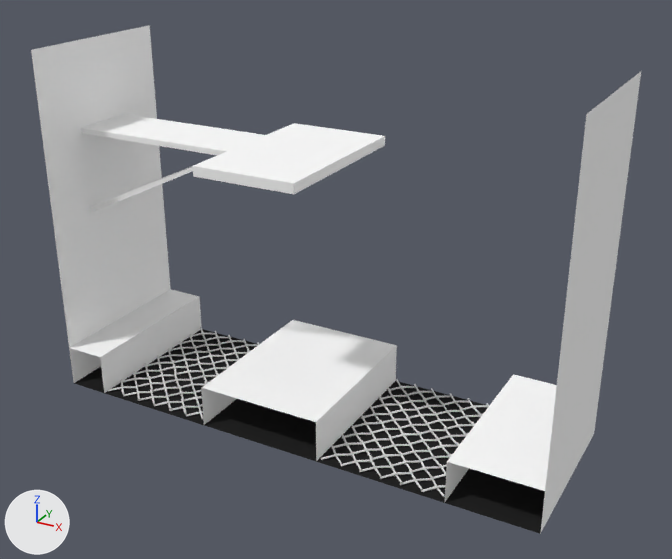
The Blender file Models/PieceAvecVentilateur.blend: old version first, new version second.
Camera for both pictures: a 50 mm camera at (9.55, -16.66, 11.75) aimed at (0.44, -0.09, 3.46). Lighting does not change. The marker at lower left points along +X, +Y and +Z.
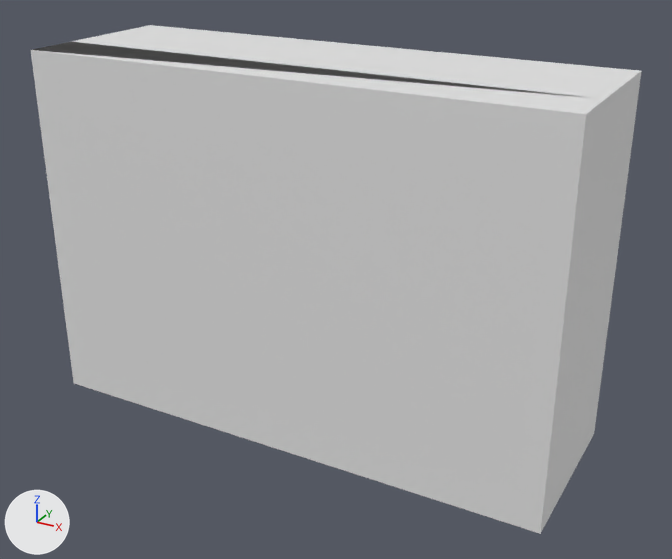
Commit message: Piece avec vent

Location of each change, (x1, y1, x2, y2) in pixels of the pictures (672 x 559 px):
'Cube', reshaped
    before: (31, 25, 641, 534)
    after: (31, 25, 642, 534)
'Circle.001', deleted
    before: (321, 379, 489, 497)
'Circle.002', deleted
    before: (108, 327, 259, 420)
part 1 of me_cube, built on
    before: (31, 25, 641, 534)
    after: (31, 25, 642, 534)
part 2 of me_cube, recoloured
    before: (70, 116, 469, 502)
part 3 of me_cube, recoloured (black)
    before: (74, 329, 545, 534)

Diff of the bpy script that builds the scene:
```diff
--- a/Models/PieceAvecVentilateur.blend.py
+++ b/Models/PieceAvecVentilateur.blend.py
@@ me_cube @@
 # used by ob_cube; location = (0.0, 0.0, 0.0); scale = (6.0, 3.29, 2.74)
-me_cube.from_pydata(...)  # 64 vertices, 32 faces, 1 loose edge; spans x -1.0..1.0, y -0.61..0.61, z 0.0..3.0
-me_cube.materials.append(mat_material_002)  # black #252525
+me_cube.from_pydata(...)  # 5763 vertices, 1584 faces, 2 loose edges; spans x -1.0..1.0, y -0.61..0.61, z 0.0..3.0
+# me_cube part 1: 4 vertices removed from x -1.0..1.0, y -0.6..0.6, z 3.0; 5703 vertices added at x -1.0..1.0, y -0.61..0.61, z 0.0..3.0
+# me_cube part 2: 26 faces spanning x -1.0..0.67, y -0.61..0.61, z 0.0..2.28 switch from mat_material_001 (white #fdfdfd) to no material
+# me_cube part 3: 1 face spanning x -1.0..1.0, y -0.61..0.61, z 0.0 switches from mat_material_002 (black #252525) to no material
@@ ob_circle_002 @@
-ob_circle_002 = bpy.data.objects.new('Circle.002', me_circle_008)
-ob_circle_002.location = (0.0, 0.0, 0.0)
-ob_circle_002.rotation_euler = (0.0, 1.571, 0.0)  # degrees (0, 90, 0)
-ob_circle_002.scale = (0.137, 0.133, 0.133)
@@ ob_circle_001 @@
-ob_circle_001 = bpy.data.objects.new('Circle.001', me_circle_007)
-ob_circle_001.location = (2.51, 0.0, 0.06)
-ob_circle_001.rotation_euler = (0.0, 1.571, 0.0)  # degrees (0, 90, 0)
-ob_circle_001.scale = (0.137, 0.133, 0.133)
```
